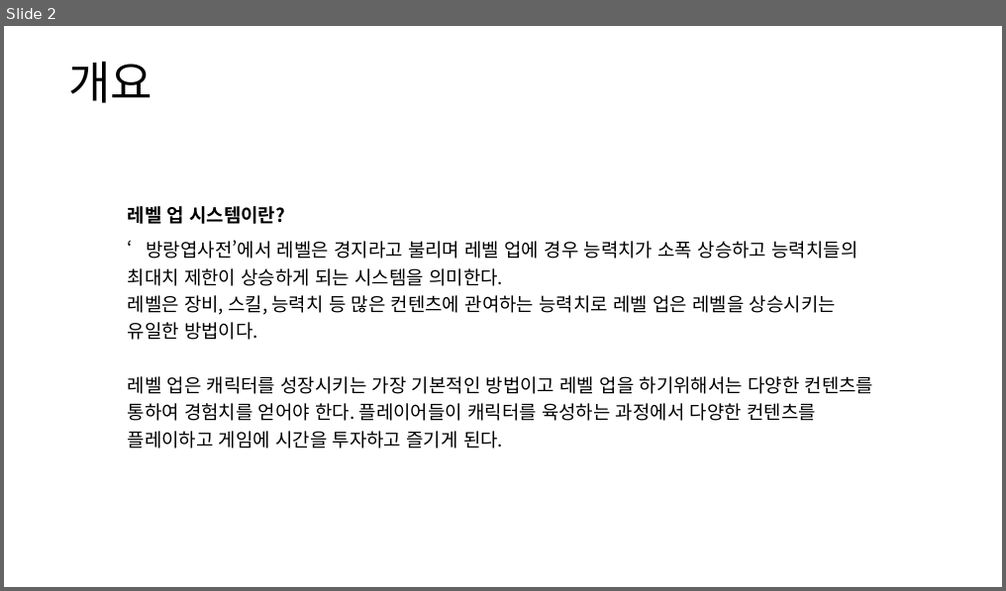
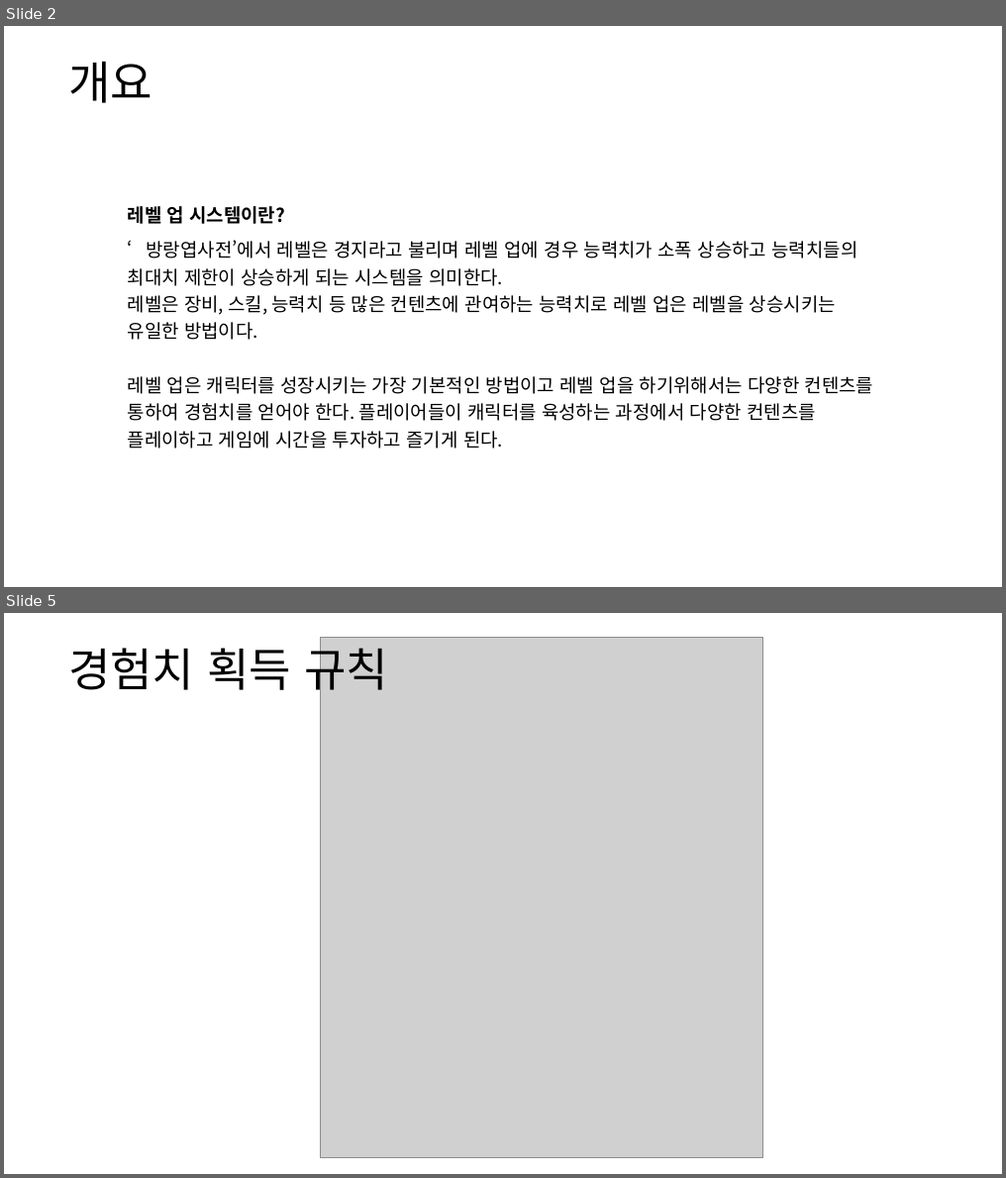
Before and after one commit to yjk0401/unityenginebasic_9th, a slide deck: 기획/레벨업 시스템 기획서.pptx. Shown one above the other, each under a label of ours: slide 2 before the commit, slides 2 and 5 after it; the slides between them are not shown. The pictures are 1006x591 and 1006x1178 pixels, drawn with LibreOffice and Linux fonts; fonts in the diff are those of the drawing; grey boxes stand for pictures. Boxes give left, top, right and bottom in pixels: in the first picture for what was removed or moved away, otherwise in the second. Text is boxed around its words. In the diff, an @@ line names an element or a change of style, - is before the commit and + after.

```diff
--- a/기획/레벨업 시스템 기획서.pptx
+++ b/기획/레벨업 시스템 기획서.pptx
@@ slide 5 added at box(4, 613, 1002, 1174), background #FFFFFF @@
@@ text added at box(68, 640, 388, 698), 44 pt, text #000000 @@
+경험치 획득 규칙
@@ picture added at box(320, 637, 763, 1158) @@
```
Also in this commit, not shown: 3 slides changed, 4 other slides added, 1 slide removed, 22 other files.
